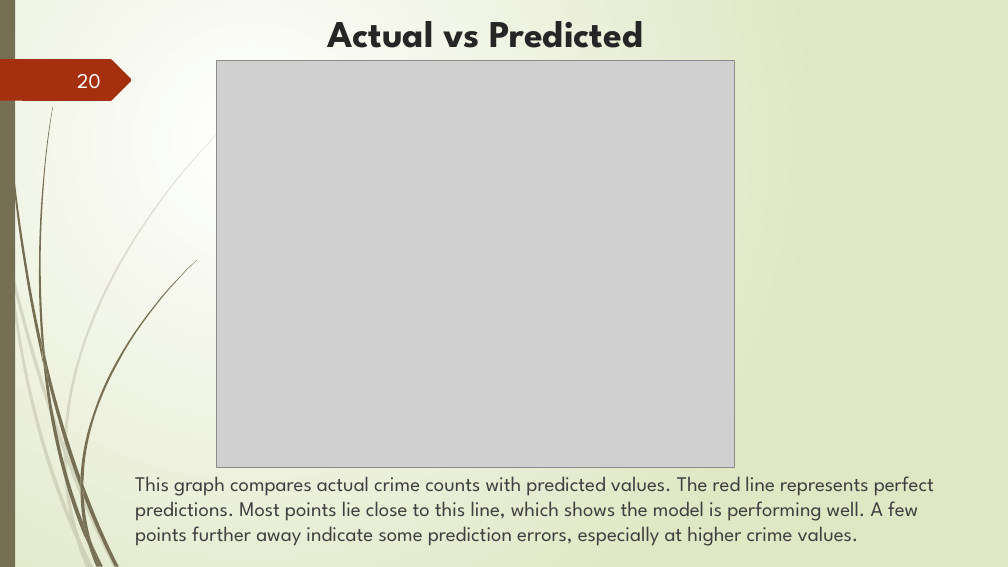
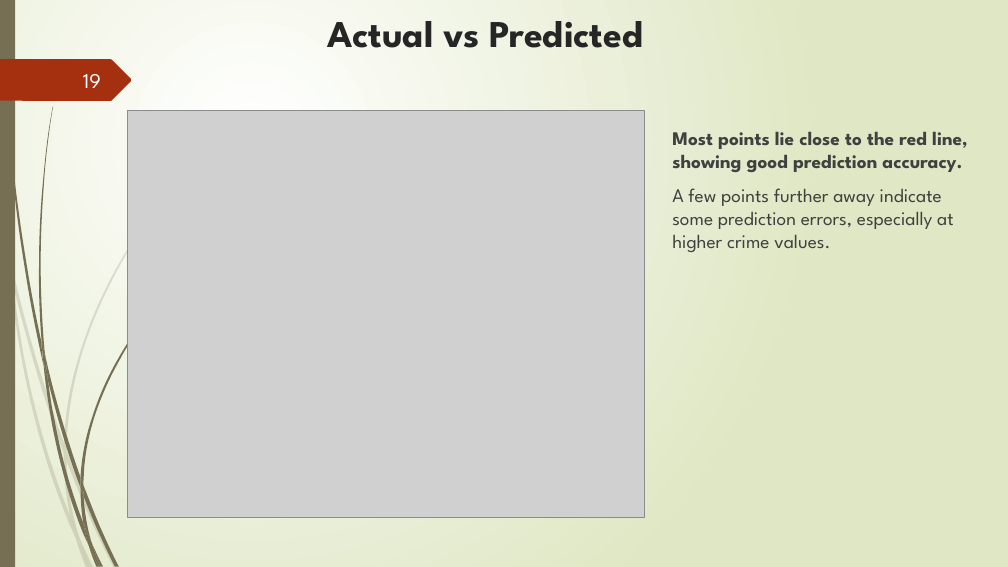
Before and after one commit to ruslan-durrani/herts-ds-project-24079307, a slide deck: slide 19 of Presentation Document ppt.pptx (slide 20 before the commit). Drawn at 1008x567 pixels with LibreOffice and Linux fonts; fonts in the diff are those of the drawing; grey boxes stand for pictures. Boxes give left, top, right and bottom in pixels: in the first picture for what was removed or moved away, otherwise in the second. Text is boxed around its words. In the diff, an @@ line names an element or a change of style, - is before the commit and + after.

```diff
--- a/Presentation Document ppt.pptx
+++ b/Presentation Document ppt.pptx
@@ page number at bbox=[83, 74, 101, 88]: text changed @@
-20
+19
@@ picture: place and size @@
-picture at bbox=[217, 60, 734, 467]
+picture at bbox=[128, 110, 645, 517]
@@ text at bbox=[672, 132, 967, 252]: text changed; size 19.8 to 18.3 pt @@
-This graph compares actual crime counts with predicted values. The red line represents perfect predictions. Most points lie close to this line, which shows the model is performing well. A few points further away indicate some prediction errors, especially at higher crime values.
+Most points lie close to the red line, showing good prediction accuracy.
+A few points further away indicate some prediction errors, especially at higher crime values.
```
Also in this commit, not shown: 12 other slides changed, 3 slides added, 4 slides removed, 1 other file.
